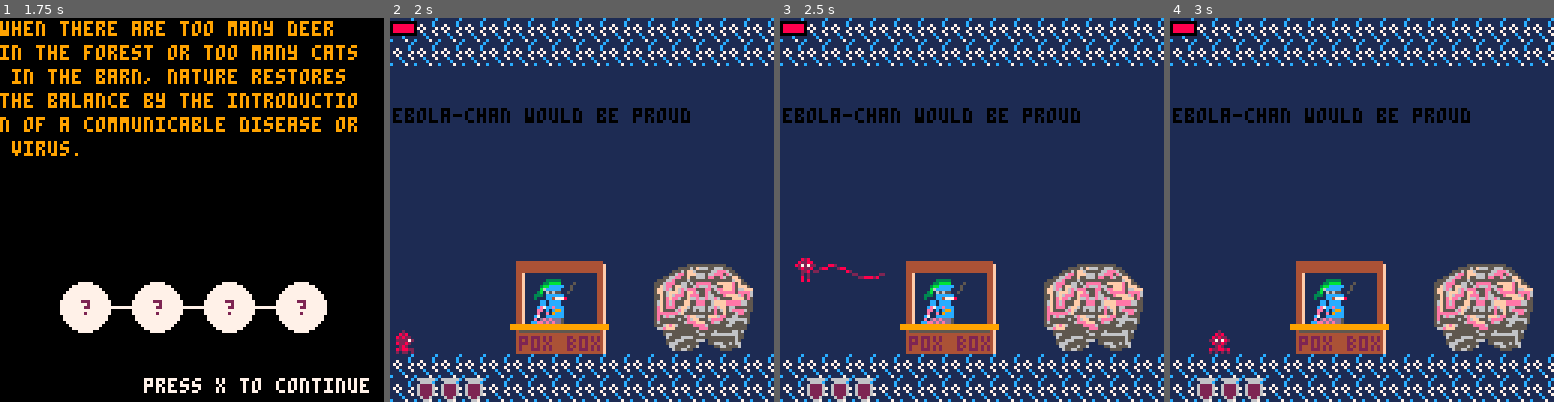
Above: before the commit, frames 1-4 (left to right).
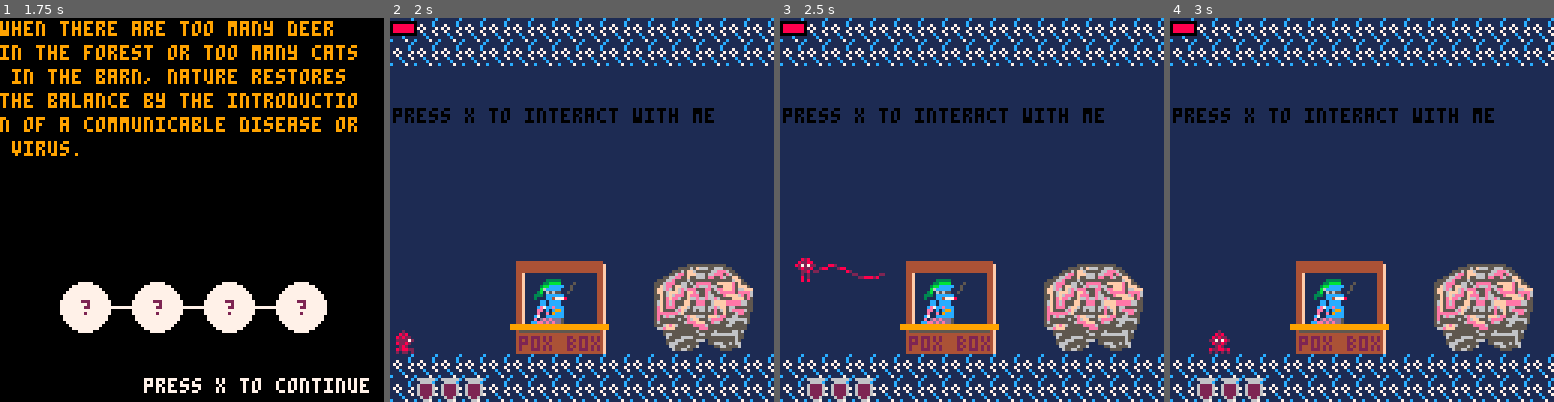
Above: after the commit, the same moments.

Repository: Von-dy/Game_Design_Final_Project
Game: PICO-8 cartridge boxes.p8
Same seed, same stepped clock (60 frames per second), same inputs: the game is played once before the commit and once after it.
Inputs:
- Up to frame 1 (1.75 s): tap X (X key) at 0.33, 1.07 s; tap O (Z key) at 0.7, 1.7 s; hold Right from 1.6 s (still down)
- Up to frame 2 (2 s): keep holding Right; tap X (X key) at 1.85 s
- Up to frame 3 (2.5 s): release Right at 2.1 s; tap O (Z key) at 2.1 s; hold Up 2.15-2.42 s; hold Right from 2.47 s (still down)
- Up to frame 4 (3 s): keep holding Right; tap O (Z key) at 2.5, 2.9 s; tap X (X key) at 2.97 s

Frame 1 is identical in both runs. In frame 2, 1.1% of the frame differs, in the area x 1-85%, y 23-28%; in frame 3, 1.1%; in frame 4, 1.1%.

Commit message:
minor token saves

Diff:
--- a/boxes.p8
+++ b/boxes.p8
@@ -451,7 +451,7 @@
  music(-1)
  lbx,lby,mode=0,0,0
  --state: 0=overworld, 1=boss, 2=transition, 3=gameover, 4=menu
- game={shopping=false, ready_count=0,frame_counter=0, state=4, next_boss=5, b_remaining={}, b_faught={}, difficulty=1, menu=0, menuchoice=0, scores={}, activescores={}, screenshake=0, camx=0, camy=0,particles={}}
+ game={shopping=false, ready_count=0,frame_counter=0, state=4, next_boss=5, b_remaining={1,2,3}, b_faught={}, difficulty=1, menu=0, menuchoice=0, scores={}, activescores={}, screenshake=0, camx=0, camy=0,particles={}}
  quotes={"there is nothing so patient, in this world or any other, as a virus searching for a host","it's in the misery …(1258 unchanged characters)…
  players={}
  game.update=curr_game:update_game(game.state)
@@ -1737,10 +1737,7 @@
 
 --left center_x, left center_y, radius, distance, mood
 function draw_pupils(c_x, c_y, r, d, m)
- local x=c_x-1
- local y=c_y
- local p_y=0
- local p_x=0
+ local x,y,p_y,p_x=c_x-1,c_y,p_y,p_x
 
  if m==0 then --tracking
   for p in all(players) do
@@ -1761,11 +1758,7 @@
 
 --mood, x, y, length, primary_col, secondary_col
 function draw_lips(m, pts_table)
- local x=pts_table[1]
- local y=pts_table[2]
- local len=pts_table[3]
- local p_col=pts_table[4]
- local s_col=pts_table[5]
+ local x,y,len,p_col,s_col=pts_table[1],pts_table[2],pts_table[3],pts_table[4],pts_table[5]
 
  local l=len*2
  if m==0 then --happy mood
@@ -2115,12 +2108,12 @@
 0000000000000000000000000000000000000000000000000000000000000000000000000000000000000000000000000000000000000000000000000000000000000000000000000000000000000000000000000000000000000000000000000000000000000000000000000000000000000000000000000000000000000000
 __map__
 292929292929292929292929292929297777775c5c5c5c5c5c5c5c5c5c7777774141414040414041404041404041404167666767666766676f666766676f6667786878687868786878687868786878685f5f00000000000000000000000000000000000000000000000000000000000000000000000000000000000000000000
-2929292929292929292929292929292977775c5c5c5c5c5c5c5c5c5c5c5c77776868686868686868686868686868686866676667766776776776777666677666786878787868786878686868786878685f5f00000000000000000000000000000000000000000000000000000000000000000000000000000000000000000000
-29292929292929292929292929292929775c5cf2f3f3f3f3f3f3f3f3f65c5c77686868686868686868686868686868686767766f76776f6f6f6f6f6f6f6f676f786878687868786878787878786878685f5f00000000000000000000000000000000000000000000000000000000000000000000000000000000000000000000
-29292929292929292929292929292929775c5cf4072a2b092b0a2b0bf55c5c776868686868686868686868686868686866766f6f6f6f777776776e6f6f6f6766786878687868786878687868786878685f5f00000000000000000000000000000000000000000000000000000000000000000000000000000000000000000000
-292929292929292929292929292929295c5cf2f8f7f7f7f7f7f7f7f7f9f65c5c6868686868686868686868686868686867766f7f7e7f7e7f7e7f7e7f7e7f676f787878687868786878787868787878685f5f00000000000000000000000000000000000000000000000000000000000000000000000000000000000000000000
+2929292929292929292929292929292977775c5c5c5c5c5c5c5c5c5c5c5c777768686868686868686868686868686868666766676e676e6e676e6e6e66676e66786878787868786878686868786878685f5f00000000000000000000000000000000000000000000000000000000000000000000000000000000000000000000
+29292929292929292929292929292929775c5cf2f3f3f3f3f3f3f3f3f65c5c776868686868686868686868686868686867676e6f6e6e6f6f6f6f6f6f6f6f676f786878687868786878787878786878685f5f00000000000000000000000000000000000000000000000000000000000000000000000000000000000000000000
+29292929292929292929292929292929775c5cf4072a2b092b0a2b0bf55c5c7768686868686868686868686868686868666e6f6f6f6f6e6e6e6e6e6f6f6f6766786878687868786878687868786878685f5f00000000000000000000000000000000000000000000000000000000000000000000000000000000000000000000
+292929292929292929292929292929295c5cf2f8f7f7f7f7f7f7f7f7f9f65c5c68686868686868686868686868686868676e6f7f7e7f7e7f7e7f7e7f7e7f676f787878687868786878787868787878685f5f00000000000000000000000000000000000000000000000000000000000000000000000000000000000000000000
 2c2c2c2c2c2c2c2c2c2c2c2c2c2c29295c5f5f5f5f5f5f5f5f5f5f5f5f5f5f5c686868686868717171686868686868686f6f6e6f6e6f6e6f6e6f6e6f6e6f6f6f786878687868786878687868786878785f5f00000000000000000000000000000000000000000000000000000000000000000000000000000000000000000000
-292929292929292929292929292929295c5f5f5f5f5f5f5f5f5f5f5f5f5f5f5c68686868686868686868686868686868777f7e7f7e7f7e7f7e7f7e7f7e7f6f6f787878687868787878687868787878685f5f00000000000000000000000000000000000000000000000000000000000000000000000000000000000000000000
+292929292929292929292929292929295c5f5f5f5f5f5f5f5f5f5f5f5f5f5f5c686868686868686868686868686868686e7f7e7f7e7f7e7f7e7f7e7f7e7f6f6f787878687868787878687868787878685f5f00000000000000000000000000000000000000000000000000000000000000000000000000000000000000000000
 292929292929292929292929292929295c5f5f5f5f5f5f5f5f5f5f5f5f5f5f5c686868686868686868686868686868686e6f6e6f6e6f6e6f6e6f6e6f6e6f6e6f786868687868786878687868786878785f5f00000000000000000000000000000000000000000000000000000000000000000000000000000000000000000000
 292929292929292929292929292929295c5f5f5d5d5d5d5f5f5d5d5d5d5f5f5c686868686868686868686868686868686e6f6e6f6e6f6e6f6e6f6e6f6e6f6e6f786878787868787878687868786868685f5f00000000000000000000000000000000000000000000000000000000000000000000000000000000000000000000
 292929292929292929292929292929295c5d5d5d5d5d3a6a6a3b5d5d5d5d5d5c686868686868686868686868686868687e7f7e7f7e7f7e7f7e7f7e7f7e7f7e7f786878687868786878687868787878685f5f00000000000000000000000000000000000000000000000000000000000000000000000000000000000000000000
